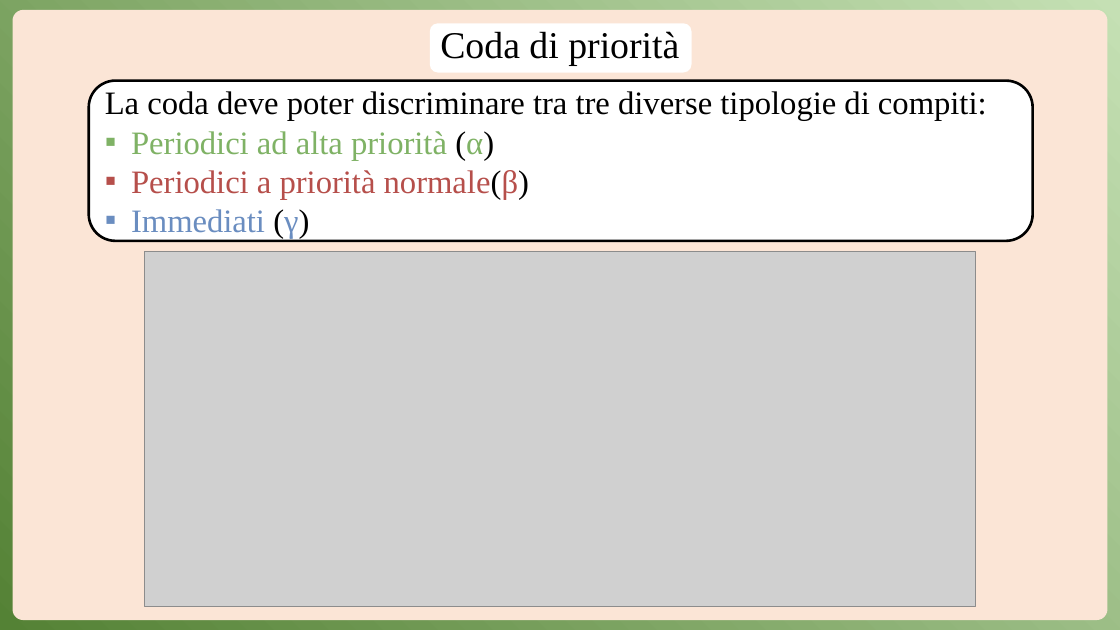
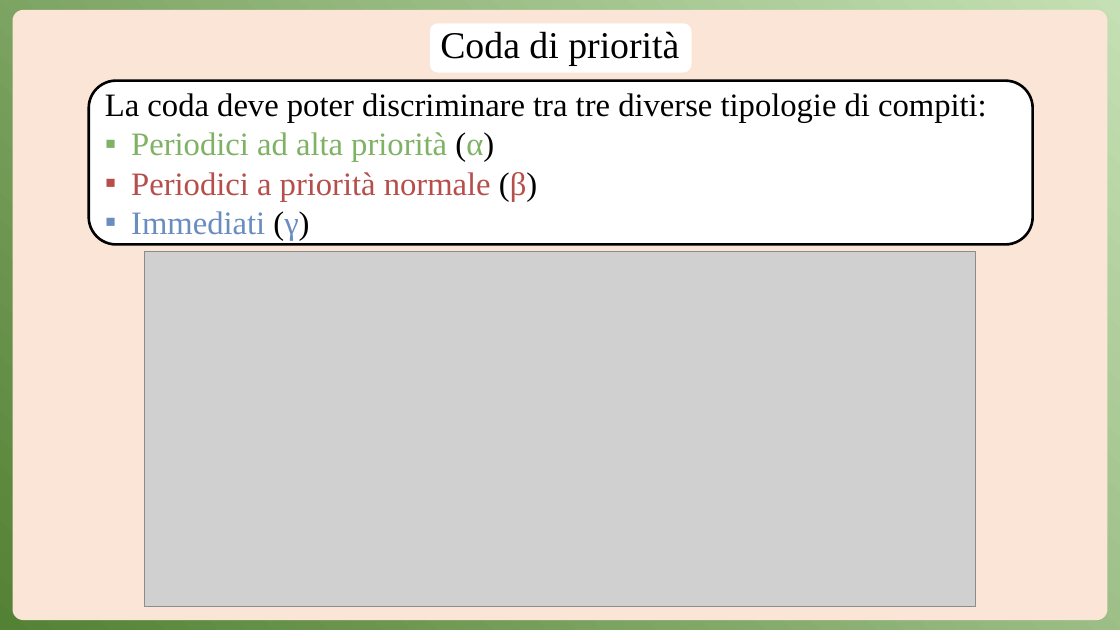
Before and after one commit to Anrighe/Tesi-Laurea-Triennale-Informatica-Unimore, a slide deck: slide 12 of Presentazione_Tesi_Triennale_Informatica_Unimore_2022_2023_Enrico_Marras_152336.pptx. Drawn at 1120x630 pixels with LibreOffice and Linux fonts; fonts in the diff are those of the drawing; grey boxes stand for pictures. Boxes give left, top, right and bottom in pixels: in the first picture for what was removed or moved away, otherwise in the second. Text is boxed around its words. In the diff, an @@ line names an element or a change of style, - is before the commit and + after.

```diff
--- a/Presentazione_Tesi_Triennale_Informatica_Unimore_2022_2023_Enrico_Marras_152336.pptx
+++ b/Presentazione_Tesi_Triennale_Informatica_Unimore_2022_2023_Enrico_Marras_152336.pptx
@@ rounded rectangle "La coda deve poter discriminare ...": place and size @@
-rounded rectangle "La coda deve poter discriminare ..." at <box>89,81,1033,241</box>
+rounded rectangle "La coda deve poter discriminare ..." at <box>89,81,1033,245</box>
@@ text in rounded rectangle at <box>131,172,537,201</box>: spaces changed @@
-▪ Periodici a priorità normale(β)
+▪ Periodici a priorità normale (β)
```
Also in this commit, not shown: 9 other slides changed.
